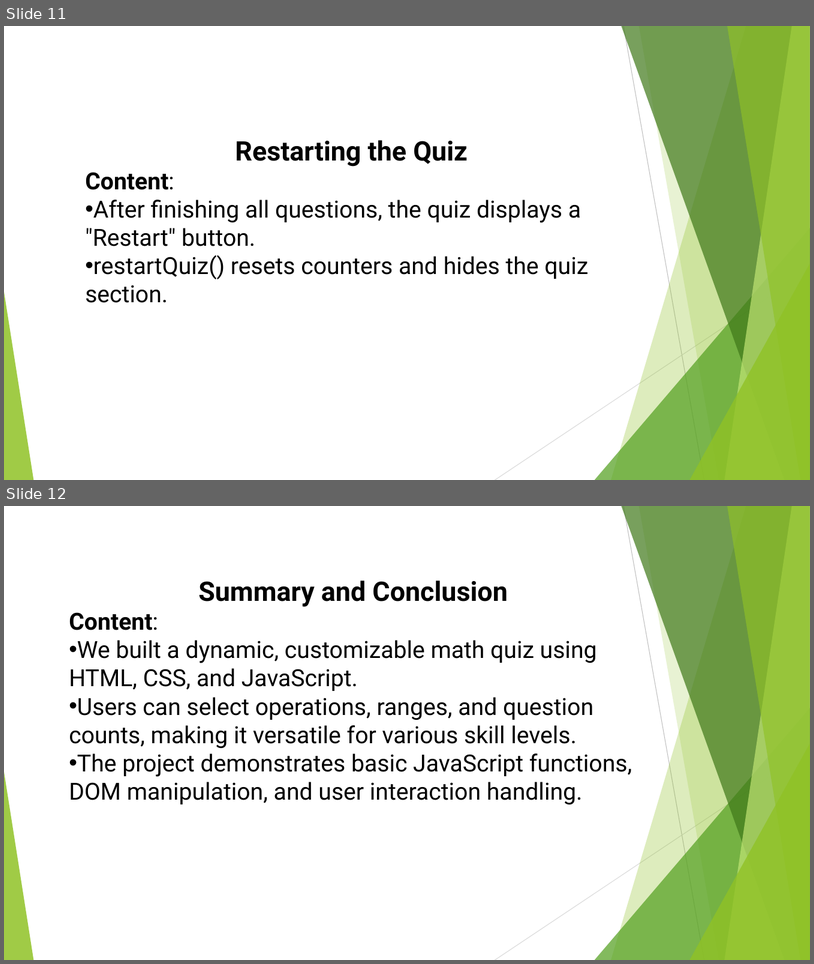
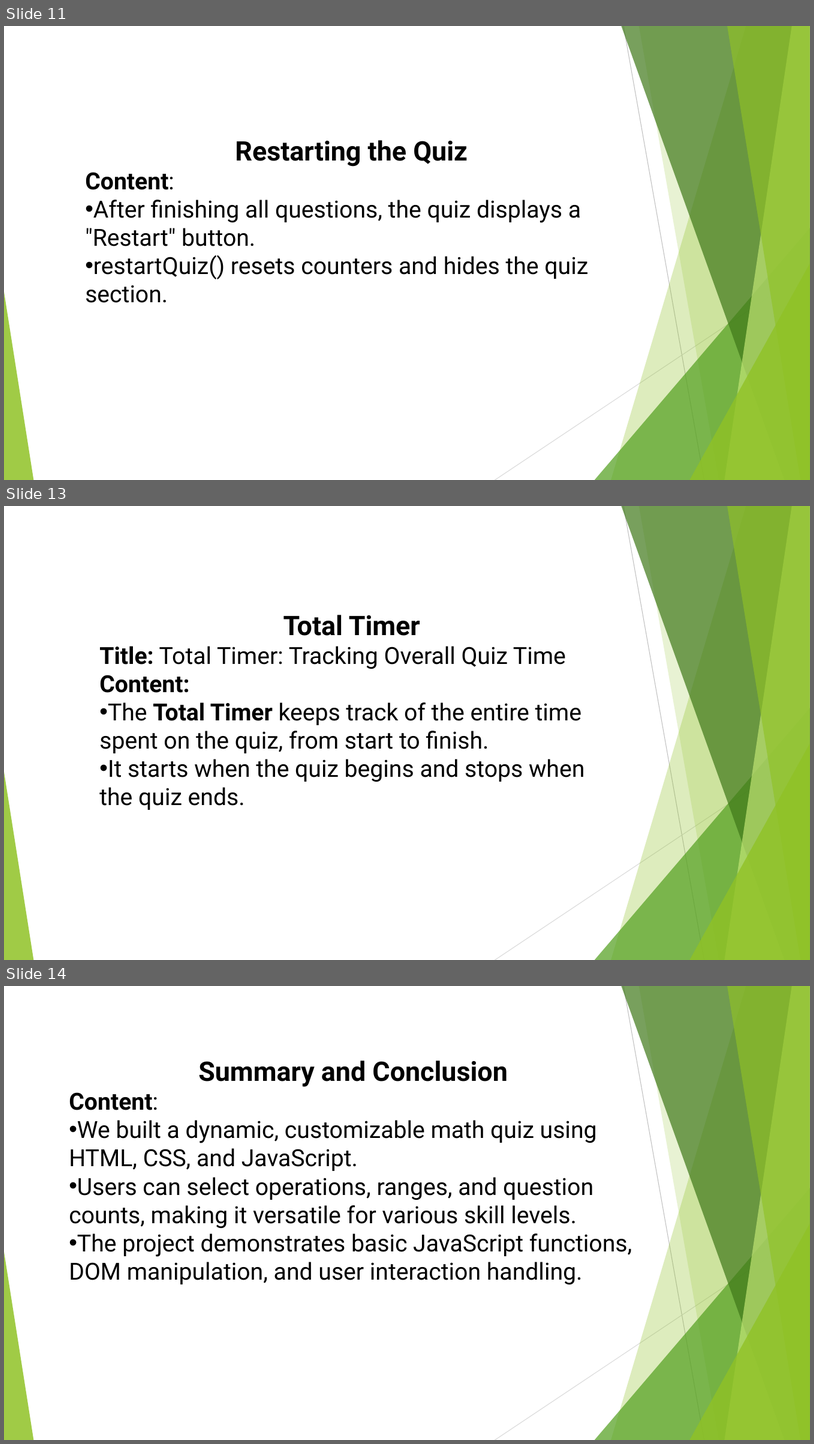
Before and after one commit to black-eye215/Front-end-Project, a slide deck: ppt78E7.pptm [Autosaved].pptm. Shown one above the other, each under a label of ours: slides 11 and 12 before the commit, slides 11, 13 and 14 after it; the slides between them are not shown. The pictures are 814x964 and 814x1444 pixels, drawn with LibreOffice and Linux fonts; fonts in the diff are those of the drawing. Boxes give left, top, right and bottom in pixels: in the first picture for what was removed or moved away, otherwise in the second. Text is boxed around its words. In the diff, an @@ line names an element or a change of style, - is before the commit and + after.

```diff
--- a/ppt78E7.pptm [Autosaved].pptm
+++ b/ppt78E7.pptm [Autosaved].pptm
@@ slide 13 added at [4, 506, 810, 960], background #FFFFFF; not listed: 10 template elements that a slide beside it also shows @@
@@ text added at [99, 615, 585, 810], 28 pt, text #000000 @@
+Total Timer
+Title: Total Timer: Tracking Overall Quiz Time
+Content:
+• The Total Timer keeps track of the entire time spent on the quiz, from start to finish.
+• It starts when the quiz begins and stops when the quiz ends.
@@ what was slide 12 is now slide 14 @@
```
Also in this commit, not shown: 1 other slide added, 4 other files.
